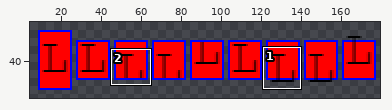
One commit to this sprite sheet: tests/TestFiles/Skia/Controls/TextBlock/RestrictedHeight_VerticalAlign.expected.png. The first picture is a wide view before the edit; the outline marks the close-up.
Close-up. Before:
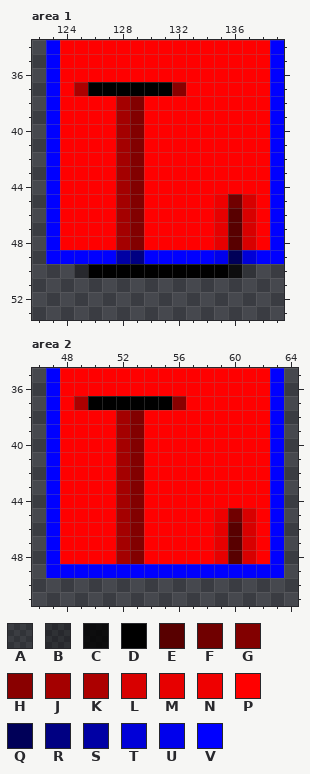
The file is 180x80 pixels. Colours within 5 levels of each other are drawn and written as one. Shown: area 1: x 122..139, y 34..53; area 2: x 46..64, y 35..51. The wide view leaves out empty margins. The commit also changed other parts of the picture, which this record leaves out.
Palette (. is transparent): A #00000027  B #00000053  C #000000d0  D #000000  E #580000  F #700000  G #820000  H #890000  J #a40000  K #ac0000  L #d80000  M #e70000  N #ef0000  P #ff0000  Q #000058  R #000082  S #0000a4  T #0000d8  U #0000ec  V #0000ff
After the commit:
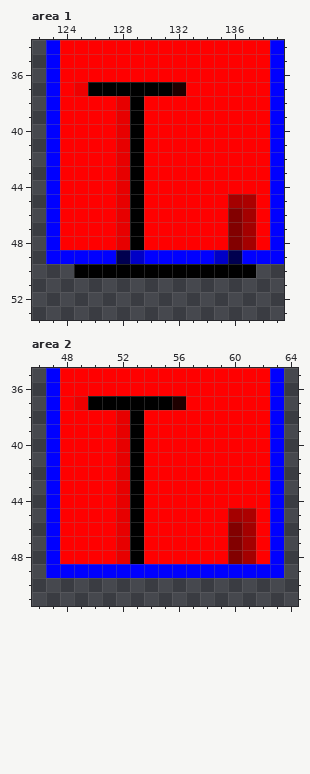
The exact change:
{"colour":"H","old":"#890000","new":"#1f0000"}
{"colour":"R","old":"#000082","new":"#0000c7"}
{"colour":"S","old":"#0000a4","new":"#00004f"}
{"where": "area 1"}
{"y":37,"x":125,"old":"K","new":"N"}
{"y":38,"x":128,"old":"JG","new":"MD"}
{"y":39,"x":128,"old":"JG","new":"MD"}
{"y":40,"x":128,"old":"JG","new":"MD"}
{"y":41,"x":128,"old":"JG","new":"MD"}
{"y":42,"x":128,"old":"JG","new":"MD"}
{"y":43,"x":128,"old":"JG","new":"MD"}
{"y":44,"x":128,"old":"JG","new":"MD"}
{"y":45,"x":128,"old":"JG","new":"MD"}
{"y":45,"x":135,"old":"NFL","new":"PJK"}
{"y":46,"x":128,"old":"JG","new":"MD"}
{"y":46,"x":135,"old":"MEL","new":"PGJ"}
{"y":47,"x":128,"old":"JG","new":"MD"}
{"y":47,"x":135,"old":"MEL","new":"PGJ"}
{"y":48,"x":128,"old":"JG","new":"MD"}
{"y":48,"x":135,"old":"MEL","new":"PGJ"}
{"y":49,"x":135,"old":"UQT","new":"RSV"}
{"y":50,"x":125,"old":"B","new":"D"}
{"y":50,"x":136,"old":"CA","new":"DD"}
{"where": "area 2"}
{"y":37,"x":49,"old":"K","new":"N"}
{"y":38,"x":52,"old":"JG","new":"MD"}
{"y":39,"x":52,"old":"JG","new":"MD"}
{"y":40,"x":52,"old":"JG","new":"MD"}
{"y":41,"x":52,"old":"JG","new":"MD"}
{"y":42,"x":52,"old":"JG","new":"MD"}
{"y":43,"x":52,"old":"JG","new":"MD"}
{"y":44,"x":52,"old":"JG","new":"MD"}
{"y":45,"x":52,"old":"JG","new":"MD"}
{"y":45,"x":59,"old":"NFL","new":"PJK"}
{"y":46,"x":52,"old":"JG","new":"MD"}
{"y":46,"x":59,"old":"MEL","new":"PGJ"}
{"y":47,"x":52,"old":"JG","new":"MD"}
{"y":47,"x":59,"old":"MEL","new":"PGJ"}
{"y":48,"x":52,"old":"JG","new":"MD"}
{"y":48,"x":59,"old":"MEL","new":"PGJ"}
